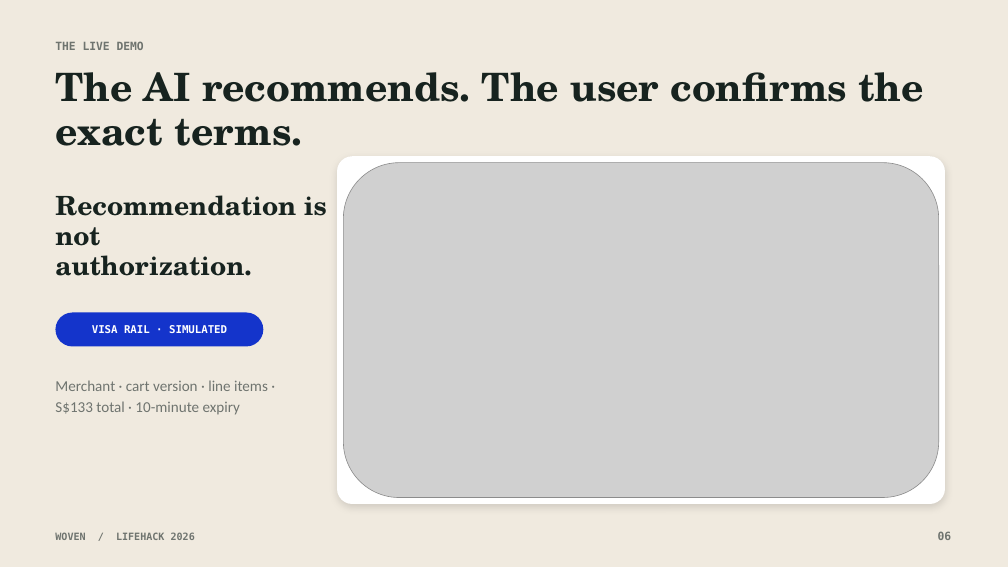
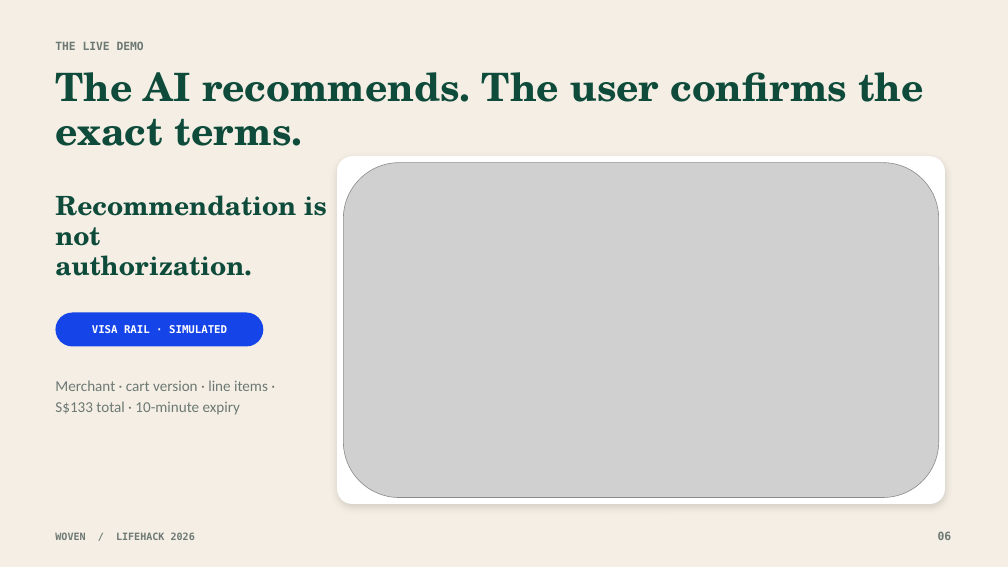
Before and after one commit to Ducksss/LifeHack-2026, a slide deck: slide 6 of docs/Woven-Hackathon-Pitch.pptx. Drawn at 1008x567 pixels with LibreOffice and Linux fonts; fonts in the diff are those of the drawing; grey boxes stand for pictures. Boxes give left, top, right and bottom in pixels: in the first picture for what was removed or moved away, otherwise in the second. Text is boxed around its words. In the diff, an @@ line names an element or a change of style, - is before the commit and + after.

Commit message:
docs(style): finalize Woven Flightpath brand assets
Summary:
- Embed the Flightpath mark in Devpost SVGs and refresh raster exports.
- Update the product gallery screenshots and hackathon pitch deck.

Rationale:
- Keep every public artifact portable and consistent with the product UI.
- Preserve readable layouts across browser, image, and slide formats.

Tests:
- npm run check
- xmllint, PPTX overflow test, and visual review of all nine slides

```diff
--- a/docs/Woven-Hackathon-Pitch.pptx
+++ b/docs/Woven-Hackathon-Pitch.pptx
@@ background #F0EADF to #F4EEE4 @@
@@ text "The AI recommends. The user ..." at (x1=55, y1=72, x2=925, y2=146): text colour #17231F to #0E4B3B @@
@@ text "Recommendation is not" at (x1=55, y1=195, x2=327, y2=276): text colour #17231F to #0E4B3B @@
@@ rounded rectangle at (x1=56, y1=313, x2=264, y2=346): fill #1434CB to #1545E8 @@
```
Also in this commit, not shown: 6 other slides changed, 13 other files.
